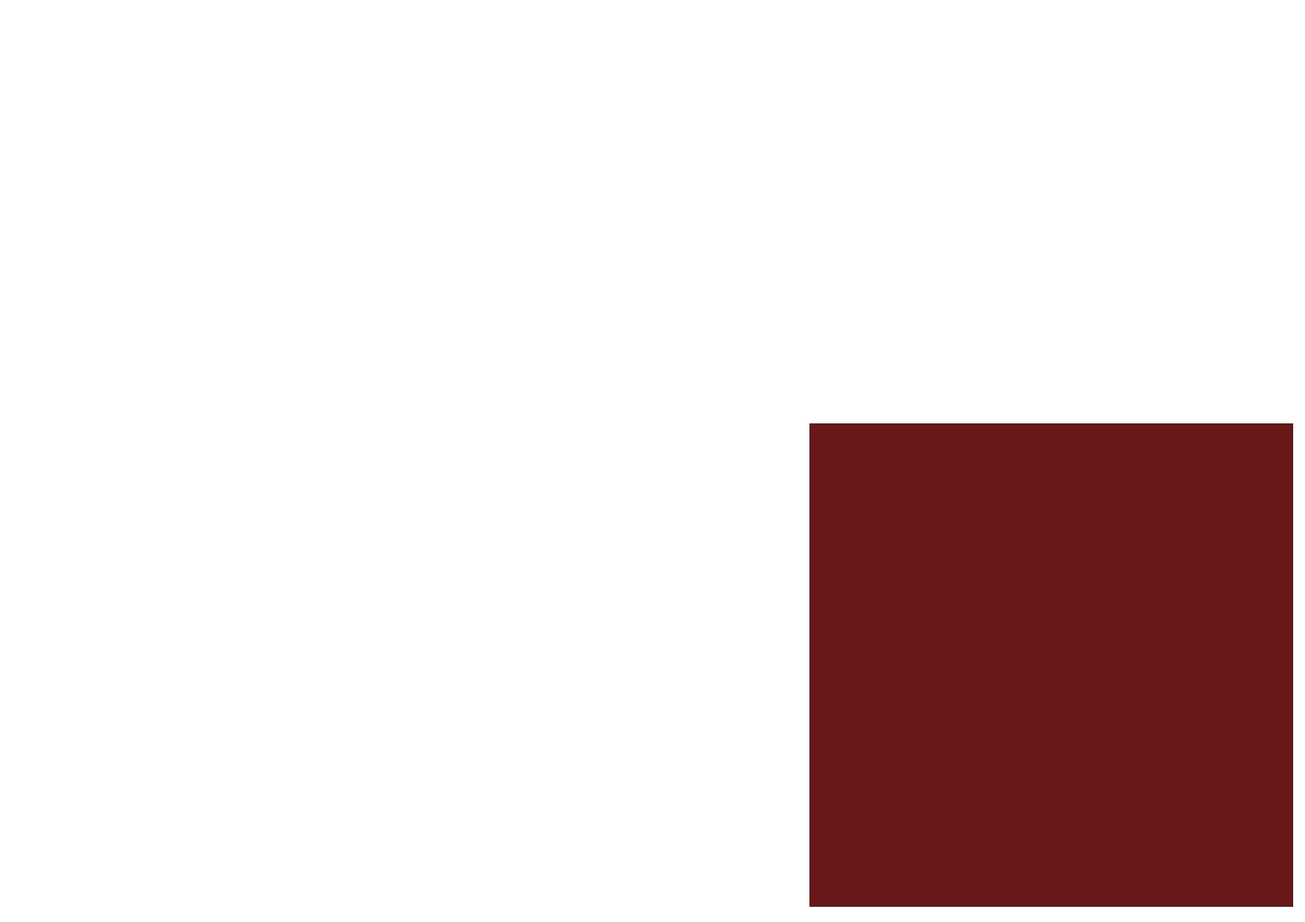
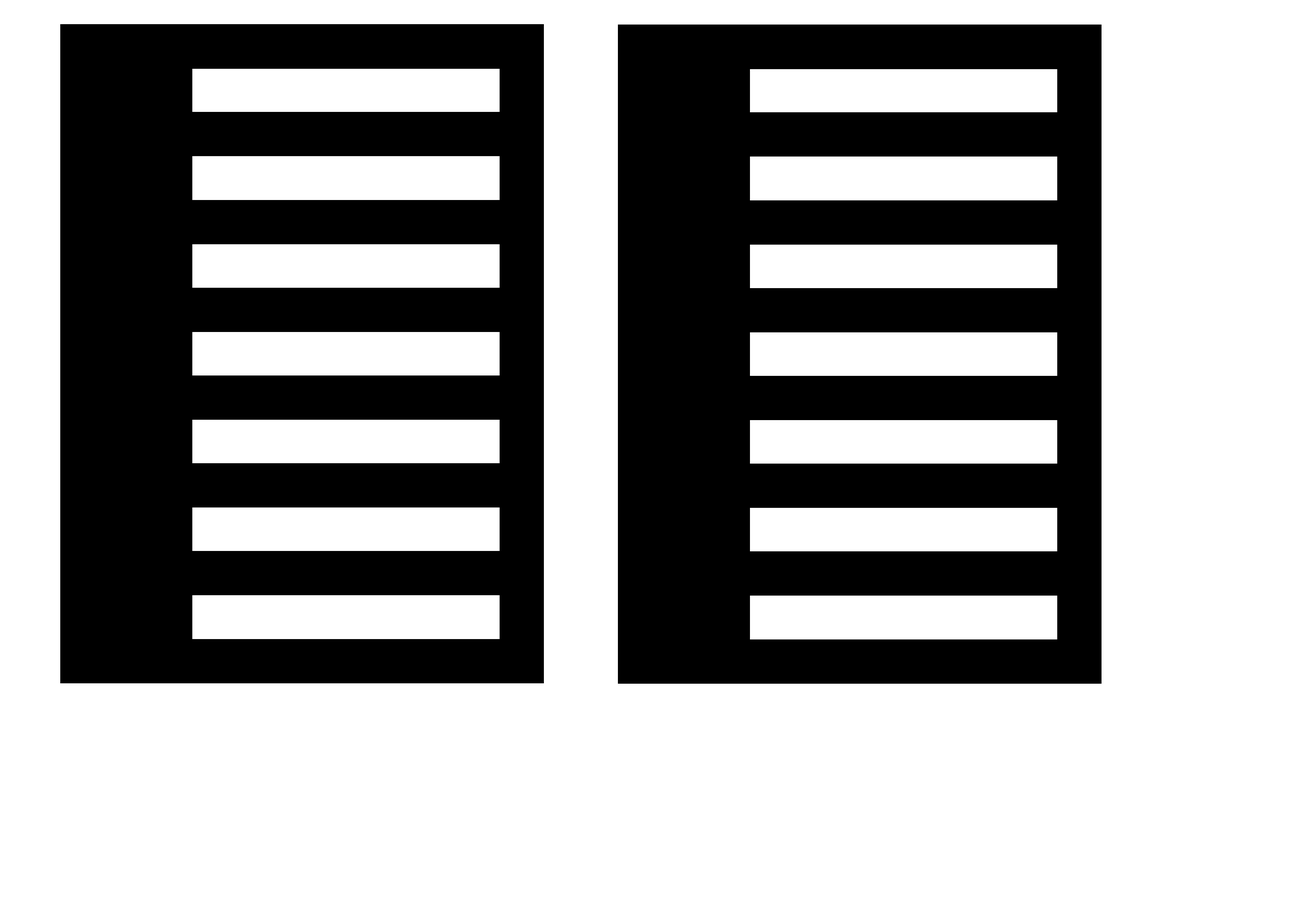
Two versions of the same layered image (1305×922). Layer-by-layer changes:
added layer "Rectangle 3" (1st of 12) above "Rectangle 3" over [749, 551, 1058, 596]
added layer "Rectangle 3" (2nd of 12) above "Rectangle 3" over [749, 463, 1058, 509]
added layer "Rectangle 3" (3rd of 12) above "Rectangle 3" over [749, 376, 1058, 421]
added layer "Rectangle 3" (4th of 12) above "Rectangle 3" over [749, 288, 1058, 333]
added layer "Rectangle 3" (5th of 12) above "Rectangle 3" over [749, 200, 1058, 245]
added layer "Rectangle 3" (6th of 12) above "Rectangle 2" over [749, 112, 1058, 157]
added layer "Rectangle 2" (1st of 2) above "Rectangle 1" over [749, 68, 1058, 641]
painted on "Rectangle 1" (1st of 2) over [617, 24, 1293, 908]
added layer "Rectangle 3" (7th of 12) above "Rectangle 3" over [191, 551, 500, 596]
added layer "Rectangle 3" (8th of 12) above "Rectangle 3" over [191, 463, 500, 508]
added layer "Rectangle 3" (9th of 12) above "Rectangle 3" over [191, 375, 500, 420]
added layer "Rectangle 3" (10th of 12) above "Rectangle 3" over [191, 287, 500, 333]
added layer "Rectangle 3" (11th of 12) above "Rectangle 3" over [191, 200, 500, 245]
added layer "Rectangle 3" (12th of 12) above "Rectangle 2" over [191, 111, 500, 157]
added layer "Rectangle 2" (2nd of 2) above "Rectangle 1" over [191, 68, 500, 640]
added layer "Rectangle 1" (2nd of 2) above "Background" over [60, 24, 544, 684]
